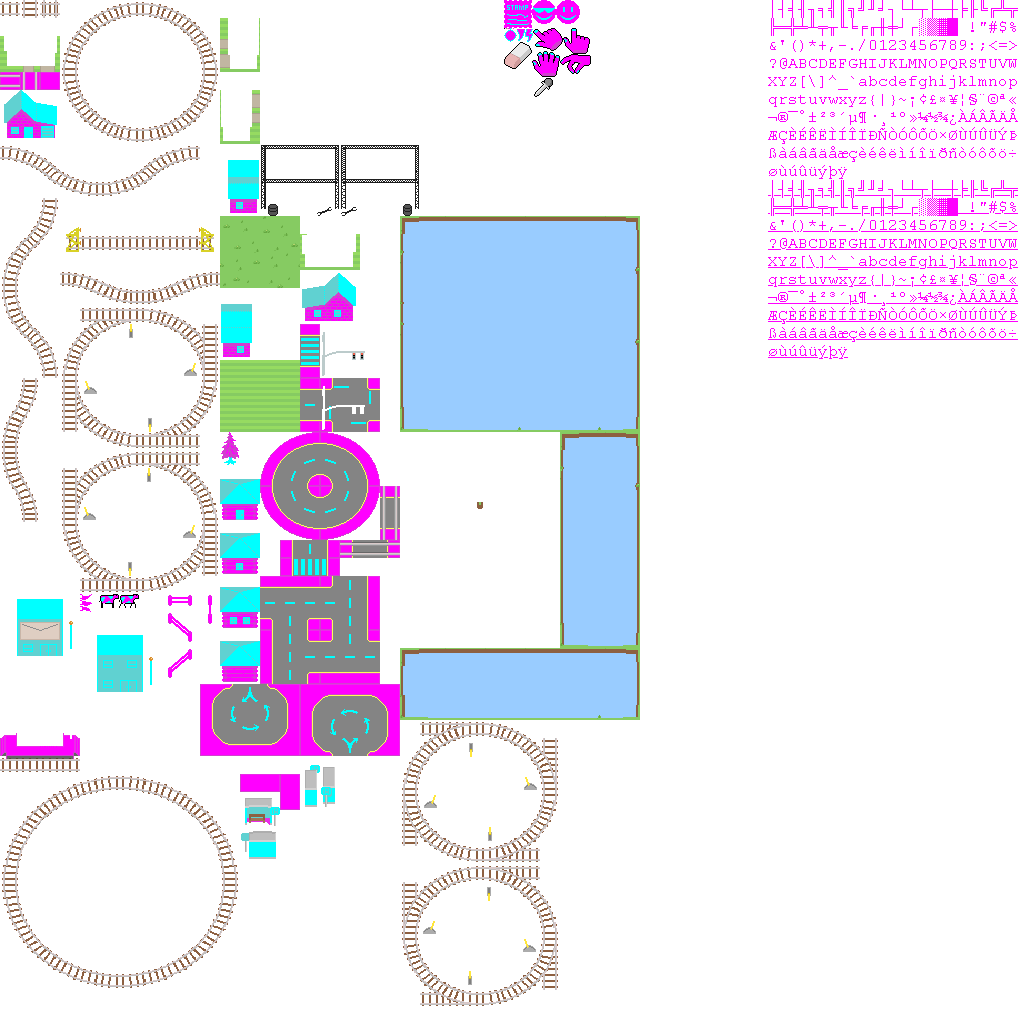
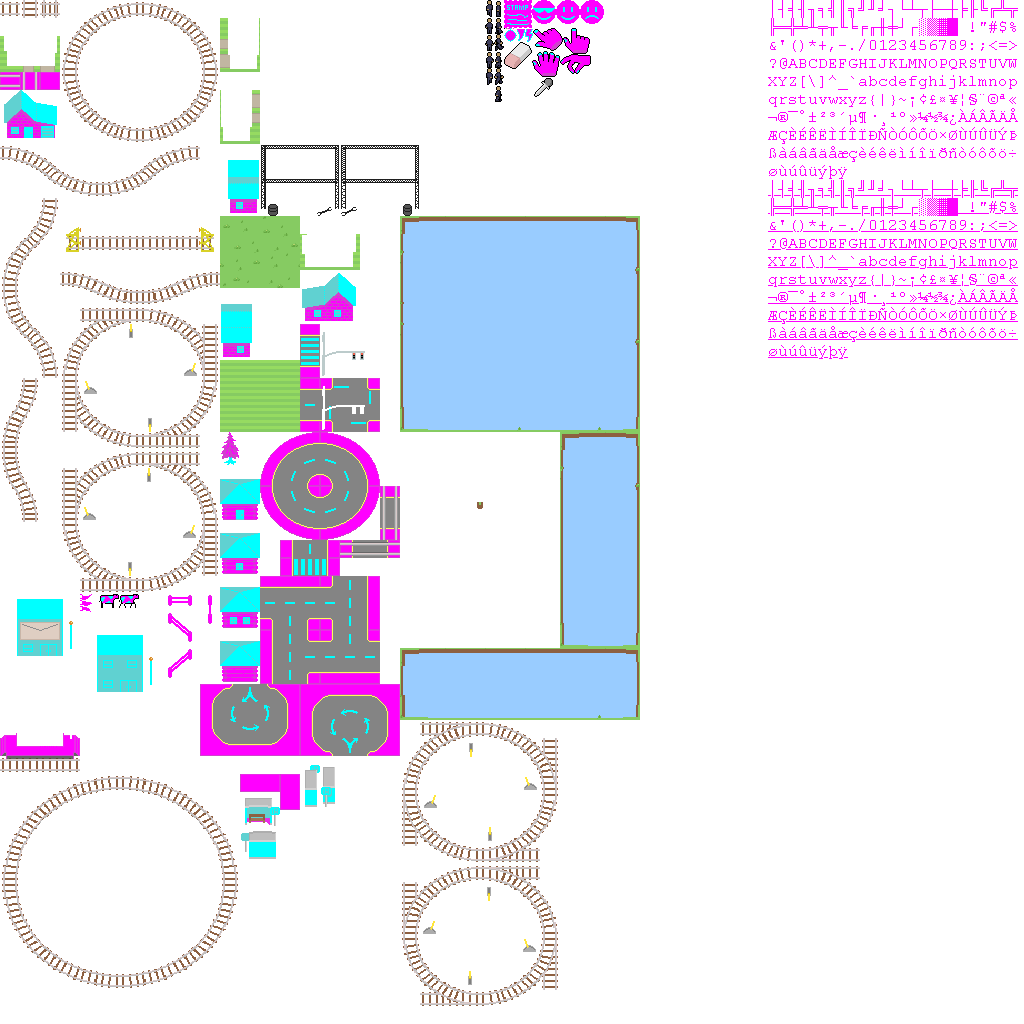
Layer changes from the first 1024x1024 image to the second:
painted on "base.png copy" over [485, 0, 604, 102]
